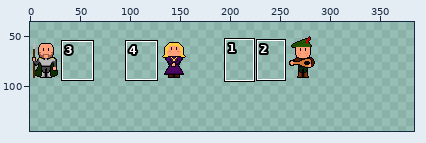
Two versions of one sprite sheet, GameName/Output/Assets/Sprites/characters/NPC.png. The first picture is a wide view before the edit; the outline marks the close-up.
Close-up. Before the commit:
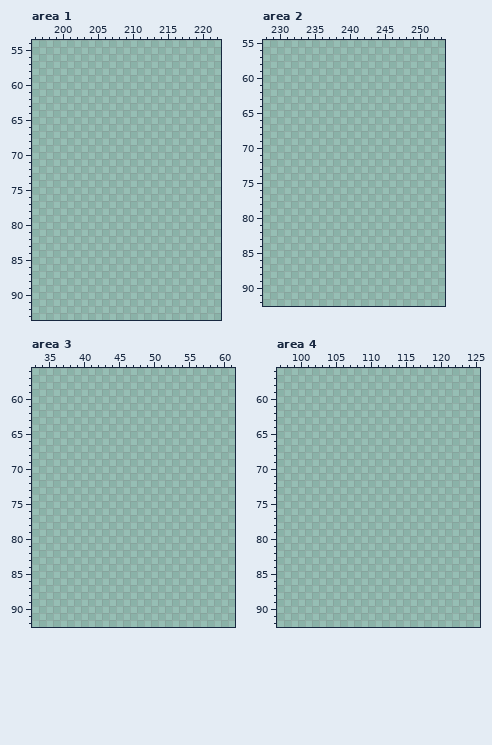
The file is 384x192 pixels. Colours within 5 levels of each other are drawn and written as one. Shown: area 1: x 196..222, y 54..93; area 2: x 228..253, y 55..92; area 3: x 33..61, y 56..92; area 4: x 97..125, y 56..92. The wide view leaves out empty margins. The commit also changed other parts of the picture, which this record leaves out.
New version:
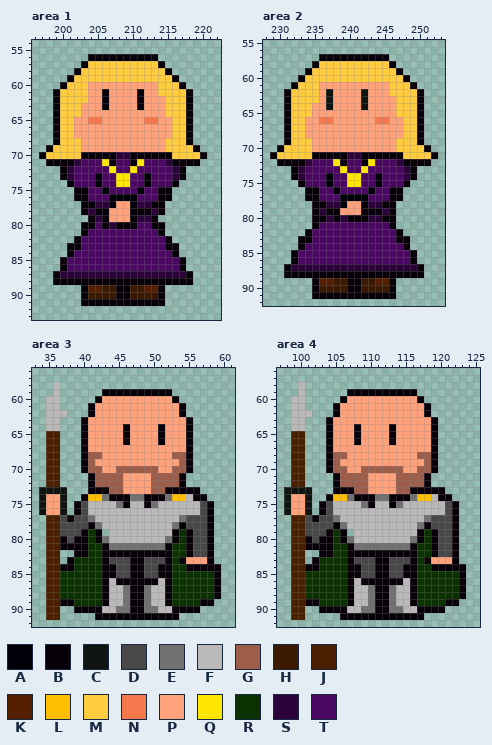
Palette (. is transparent): A #000008  B #080008  C #101410  D #484848  E #717171  F #bab8b8  G #9c5d4a  H #3b1800  J #4a2000  K #551e00  L #ffbe00  M #ffcb3f  N #f6794e  P #ffa17b  Q #ffe600  R #0c3101  S #2b033a  T #4a0862
Edits made:
Area 1:
y 56: x 204..213 .......... -> BBBBBBBBBB
y 57: x 203..214 ............ -> BMMMMMMMMMMB
y 58: x 202..215 .............. -> BMMMMMMMMMMMMB
y 59: x 201..216 ................ -> BMMMMMMMMMMMMMMB
y 60: x 200..217 .................. -> BMMMPPPPPPPPPPMMMB
y 61: x 199..218 .................... -> BMMMMPPBPPPPBPPMMMMB
y 62: x 199..218 .................... -> BMMMMPPBPPPPBPPPMMMB
y 63: x 199..218 .................... -> BMMMPPPBPPPPBPPPMMMB
y 64: x 199..218 .................... -> BMMMPPPPPPPPPPPPMMMB
y 65: x 199..218 .................... -> BMMPPNNPPPPPPNNPPMMB
y 66..67: x 199..218 .................... -> BMMPPPPPPPPPPPPPPMMB
y 68: x 199..218 .................... -> BMMMPPPPPPPPPPPPMMMB
y 69: x 198..219 ...................... -> BMMMMPPPPPPPPPPPPMMMMB
y 70: x 197..220 ........................ -> BMMMMMBBBBBSSBBBBBBMMMMB
y 71: x 198..219 ...................... -> BBBBSTTTQBTTBQTTTSBBBB
y 72: x 200..217 .................. -> BSTTTTTQTTQTTTTTSB
y 73: x 200..217 .................. -> BSTTTATTQQTTATTTSB
y 74: x 201..216 ................ -> BTTTATTQQTTATTTB
y 75: x 202..215 .............. -> BBTTATTTTATTBB
y 76: x 202..215 .............. -> BBTTTAAAATTTBB
y 77: x 203..214 ............ -> BBSSAPPASSBB
y 78: x 203..214 ............ -> BSBBPPPBBBSB
y 79: x 204..213 .......... -> BSBPPPBSSB
y 80: x 203..214 ............ -> BBTBSBBBTTBB
y 81: x 203..214 ............ -> BTTTTTTTTTTB
y 82: x 202..215 .............. -> BTTTTTTTTTTTTB
y 83: x 201..216 ................ -> BBTTTTTTTTTTTTBB
y 84: x 201..216 ................ -> BTTTTTTTTTTTTTTB
y 85..86: x 200..217 .................. -> BTTTTTTTTTTTTTTTTB
y 87: x 199..218 .................... -> BSSSSSSSSSSSSSSSSSSB
y 88: x 199..218 .................... -> BBBBBBBBBBBBBBBBBBBB
y 89: x 203..214 ............ -> BKKHHBBHHKKB
y 90: x 203..214 ............ -> BHHHHBBHHHHB
y 91: x 203..214 ............ -> BBBBBBBBBBBB
Area 2:
y 57: x 236..245 .......... -> BBBBBBBBBB
y 58: x 235..246 ............ -> BMMMMMMMMMMB
y 59: x 234..247 .............. -> BMMMMMMMMMMMMB
y 60: x 233..248 ................ -> BMMMMMMMMMMMMMMB
y 61: x 232..249 .................. -> BMMMPPPPPPPPPPMMMB
y 62: x 231..250 .................... -> BMMMMPCPPPPCPPPMMMMB
y 63: x 231..250 .................... -> BMMMMPCPPPPCPPPPMMMB
y 64: x 231..250 .................... -> BMMMPPCPPPPCPPPPMMMB
y 65: x 231..250 .................... -> BMMMPPPPPPPPPPPPMMMB
y 66: x 231..250 .................... -> BMMPPNNPPPPPPNNPPMMB
y 67..68: x 231..250 .................... -> BMMPPPPPPPPPPPPPPMMB
y 69: x 231..250 .................... -> BMMMPPPPPPPPPPPPMMMB
y 70: x 230..251 ...................... -> BMMMMPPPPPPPPPPPPMMMMB
y 71: x 229..252 ........................ -> BMMMMMBBBBBSSBBBBBBMMMMB
y 72: x 230..251 ...................... -> BBBBSTTTQBTTBQTTTSBBBB
y 73: x 232..249 .................. -> BSTTTTTQTTQTTTTTSB
y 74: x 232..249 .................. -> BSTTTATTQQTTATTTSB
y 75: x 233..248 ................ -> BTTTATTQQTTATTTB
y 76: x 234..247 .............. -> BBTTATTTTATTBB
y 77: x 234..247 .............. -> BBTTTAAAATTTBB
y 78: x 235..246 ............ -> BBSSAPPASSBB
y 79: x 235..246 ............ -> BSBBPPPBBBSB
y 80: x 235..246 ............ -> BBSBSBBBSSBB
y 81: x 235..246 ............ -> BTTTTTTTTTTB
y 82: x 234..247 .............. -> BTTTTTTTTTTTTB
y 83: x 233..248 ................ -> BBTTTTTTTTTTTTBB
y 84: x 233..248 ................ -> BTTTTTTTTTTTTTTB
y 85..86: x 232..249 .................. -> BTTTTTTTTTTTTTTTTB
y 87: x 231..250 .................... -> BSSSSSSSSSSSSSSSSSSB
y 88: x 231..250 .................... -> BBBBBBBBBBBBBBBBBBBB
y 89: x 235..246 ............ -> BKKHHBBHHKKB
y 90: x 235..246 ............ -> BHHHHBBHHHHB
y 91: x 235..246 ............ -> BBBBBBBBBBBB
Area 3:
y 58: x 36 . -> F
y 59: x 36 . -> F; x 43..52 .......... -> BBBBBBBBBB
y 60: x 35..36 .. -> FF; x 42..53 ............ -> BPPPPPPPPPPB
y 61: x 35..36 .. -> FF; x 41..54 .............. -> BPPPPPPPPPPPPB
y 62: x 35..37 ... -> FFF; x 41..54 .............. -> BPPPPPPPPPPPPB
y 63: x 35..36 .. -> FF; x 40..55 ................ -> BPPPPPPPPPPPPPPB
y 64: x 35..36 .. -> FF; x 40..55 ................ -> BPPPPPBPPPPBPPPB
y 65..66: x 35..36 .. -> JJ; x 40..55 ................ -> BPPPPPBPPPPBPPPB
y 67: x 35..36 .. -> JJ; x 40..55 ................ -> BPPPPPPPPPPPPPPB
y 68: x 35..36 .. -> JJ; x 40..55 ................ -> BGGPPPPPPPPPPGGB
y 69: x 35..36 .. -> JJ; x 40..55 ................ -> BGPPPPPPPPPPPPGB
y 70: x 35..36 .. -> JJ; x 40..55 ................ -> BGGPPGGGGGGPPGGB
y 71..72: x 35..36 .. -> JJ; x 41..54 .............. -> BGGGGPPPPGGGGB
y 73: x 34..37 .... -> CCCC; x 41..56 ................ -> BBBGGPPPPGGBBBBB
y 74: x 34..37 .... -> CPPC; x 40..57 .................. -> BLLEBBBEEBBBELLFBB
y 75: x 34..37 .... -> CPPC; x 39..58 .................... -> BDFFFFEBFFBEFFFFFFDB
y 76: x 34..37 .... -> CPPC; x 39..58 .................... -> BDFFFFFFFFFFFFFFFFDB
y 77: x 35..58 ........................ -> JJDBDDEFFFFFFFFFFFFEDDDB
y 78: x 35..58 ........................ -> JJDDDDBEFFFFFFFFFFEBDDDB
y 79: x 35..42 ........ -> JJDDDBRB; x 44..58 ............... -> FFFFFFFFFBRBDDB
y 80: x 35..58 ........................ -> JJBDBBRBEFFFFFFFFEBRBDDB
y 81: x 35..58 ........................ -> JJBBBBRRBEEEEEEEEBRRBDDB
y 82: x 35..36 .. -> JJ; x 39..58 .................... -> BBRRBBBBBBBBBBRRBDDB
y 83: x 35..36 .. -> JJ; x 38..58 ..................... -> BRRRRBDDDBBDDDBRBPPPB
y 84: x 35..59 ......................... -> JJBBRRRRBBDDBBDDBBRRBBBBB
y 85: x 35..59 ......................... -> JJRRRRRRBBDDBBDDBBRRRRRRB
y 86: x 35..59 ......................... -> JJRRRRRRBFBBBBBBFBRRRRRRB
y 87..88: x 35..59 ......................... -> JJRRRRRRBFFEBBEFFBRRRRRRB
y 89: x 35..58 ........................ -> JJBBRRRRBFFEBBEFFBRRRRBB
y 90: x 35..36 .. -> JJ; x 39..56 .................. -> BBBBFFEEBBEEFFBBBB
y 91: x 35..36 .. -> JJ; x 42..53 ............ -> BBBBBBBBBBBB
Area 4:
y 58: x 100 . -> F
y 59: x 100 . -> F; x 107..116 .......... -> BBBBBBBBBB
y 60: x 99..100 .. -> FF; x 106..117 ............ -> BPPPPPPPPPPB
y 61: x 99..100 .. -> FF; x 105..118 .............. -> BPPPPPPPPPPPPB
y 62: x 99..101 ... -> FFF; x 105..118 .............. -> BPPPPPPPPPPPPB
y 63: x 99..100 .. -> FF; x 104..119 ................ -> BPPPPPPPPPPPPPPB
y 64: x 99..100 .. -> FF; x 104..119 ................ -> BPPPBPPPPBPPPPPB
y 65..66: x 99..100 .. -> JJ; x 104..119 ................ -> BPPPBPPPPBPPPPPB
y 67: x 99..100 .. -> JJ; x 104..119 ................ -> BPPPPPPPPPPPPPPB
y 68: x 99..100 .. -> JJ; x 104..119 ................ -> BGGPPPPPPPPPPGGB
y 69: x 99..100 .. -> JJ; x 104..119 ................ -> BGPPPPPPPPPPPPGB
y 70: x 99..100 .. -> JJ; x 104..119 ................ -> BGGPPGGGGGGPPGGB
y 71..72: x 99..100 .. -> JJ; x 105..118 .............. -> BGGGGPPPPGGGGB
y 73: x 98..101 .... -> CCCC; x 105..120 ................ -> BBBGGPPPPGGBBBBB
y 74: x 98..101 .... -> CPPC; x 104..121 .................. -> BLLEBBBEEBBBELLFBB
y 75: x 98..101 .... -> CPPC; x 103..122 .................... -> BDFFFFEBFFBEFFFFFFDB
y 76: x 98..101 .... -> CPPC; x 103..122 .................... -> BDFFFFFFFFFFFFFFFFDB
y 77: x 99..122 ........................ -> JJDBDDEFFFFFFFFFFFFEDDDB
y 78: x 99..122 ........................ -> JJDDDDBEFFFFFFFFFFEBDDDB
y 79: x 99..106 ........ -> JJDDDBRB; x 108..122 ............... -> FFFFFFFFFBRBDDB
y 80: x 99..122 ........................ -> JJBDBBRBEFFFFFFFFEBRBDDB
y 81: x 99..122 ........................ -> JJBBBBRRBEEEEEEEEBRRBDDB
y 82: x 99..100 .. -> JJ; x 103..122 .................... -> BBRRBBBBBBBBBBRRBDDB
y 83: x 99..100 .. -> JJ; x 102..122 ..................... -> BRRRRBDDDBBDDDBRBPPPB
y 84: x 99..123 ......................... -> JJBBRRRRBBDDBBDDBBRRBBBBB
y 85: x 99..123 ......................... -> JJRRRRRRBBDDBBDDBBRRRRRRB
y 86: x 99..123 ......................... -> JJRRRRRRBFBBBBBBFBRRRRRRB
y 87..88: x 99..123 ......................... -> JJRRRRRRBFFEBBEFFBRRRRRRB
y 89: x 99..122 ........................ -> JJBBRRRRBFFEBBEFFBRRRRBB
y 90: x 99..100 .. -> JJ; x 103..120 .................. -> BBBBFFEEBBEEFFBBBB
y 91: x 99..100 .. -> JJ; x 106..117 ............ -> BBBBBBBBBBBB
Boxes around the changes in both close-ups, in picture pixels (x1, y1, x2, y2):
added: (39, 54, 207, 306)
added: (270, 54, 438, 299)
added: (39, 382, 221, 620)
added: (284, 382, 466, 620)
